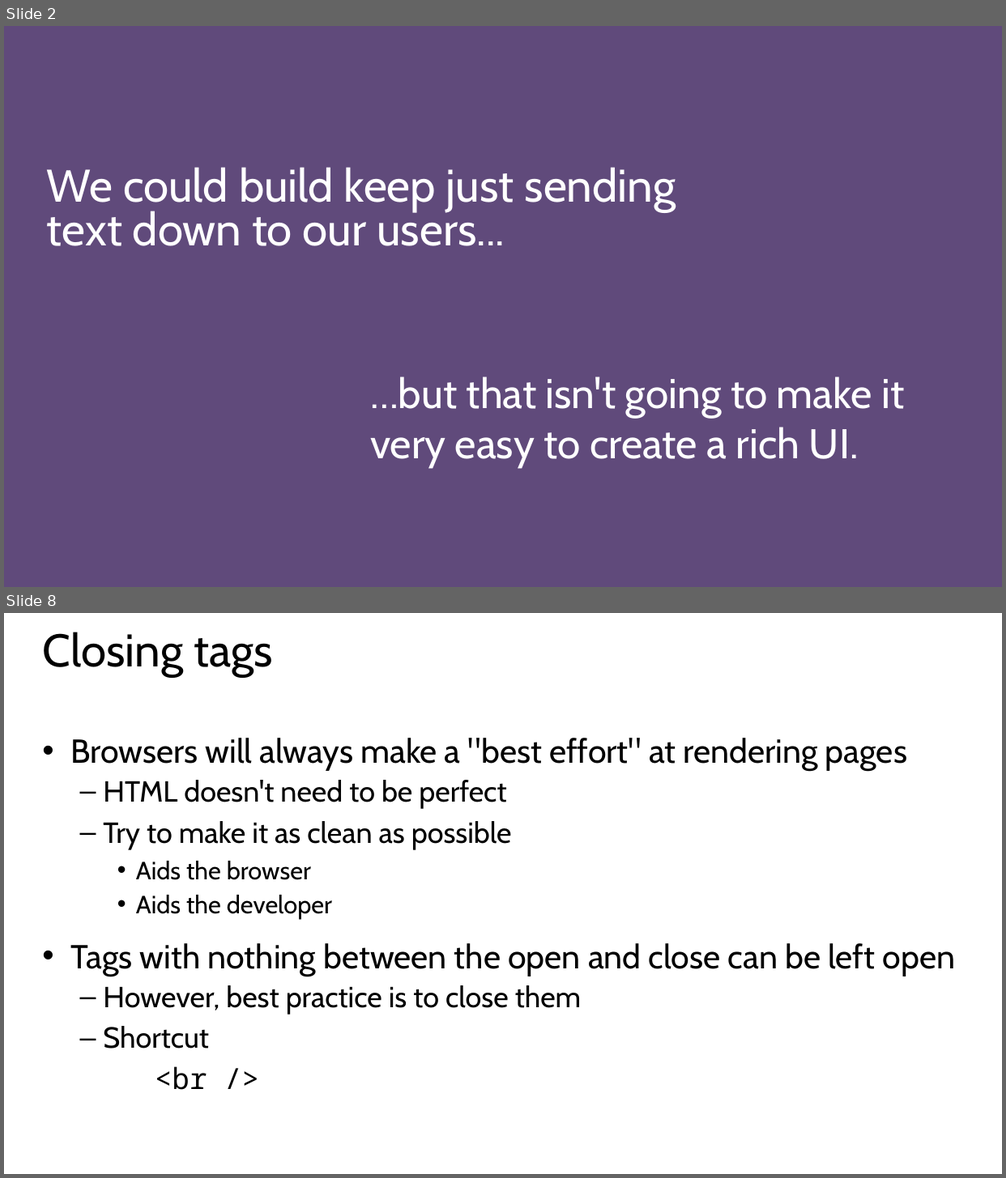
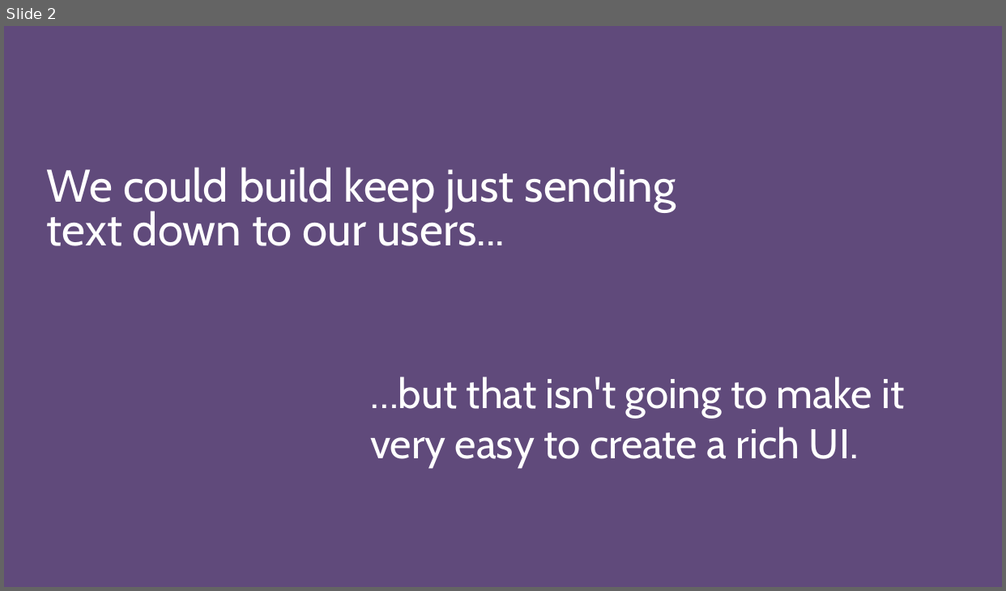
Before and after one commit to GeekTrainer/Flask, a slide deck: Slides/Module 3 - Creating an interface.pptx. Shown one above the other, each under a label of ours: slides 2 and 8 before the commit, slide 2 after it; the slides between them are not shown. The pictures are 1006x1178 and 1006x591 pixels, drawn with LibreOffice and Linux fonts; fonts in the diff are those of the drawing. Boxes give left, top, right and bottom in pixels: in the first picture for what was removed or moved away, otherwise in the second. Text is boxed around its words. In the diff, an @@ line names an element or a change of style, - is before the commit and + after.

```diff
--- a/Slides/Module 3 - Creating an interface.pptx
+++ b/Slides/Module 3 - Creating an interface.pptx
@@ slide 8 removed at box(4, 613, 1002, 1174), background #FFFFFF @@
@@ title removed at box(43, 632, 273, 677) @@
-Closing tags
@@ text removed at box(70, 738, 955, 1090) @@
-• Browsers will always make a "best effort" at rendering pages
-  – HTML doesn't need to be perfect
-  – Try to make it as clean as possible
-    • Aids the browser
-    • Aids the developer
-• Tags with nothing between the open and close can be left open
-  – However, best practice is to close them
-  – Shortcut
-  <br />
```
Also in this commit, not shown: 1 slide changed, 4 slides added, 9 other slides removed, 1 other file.
